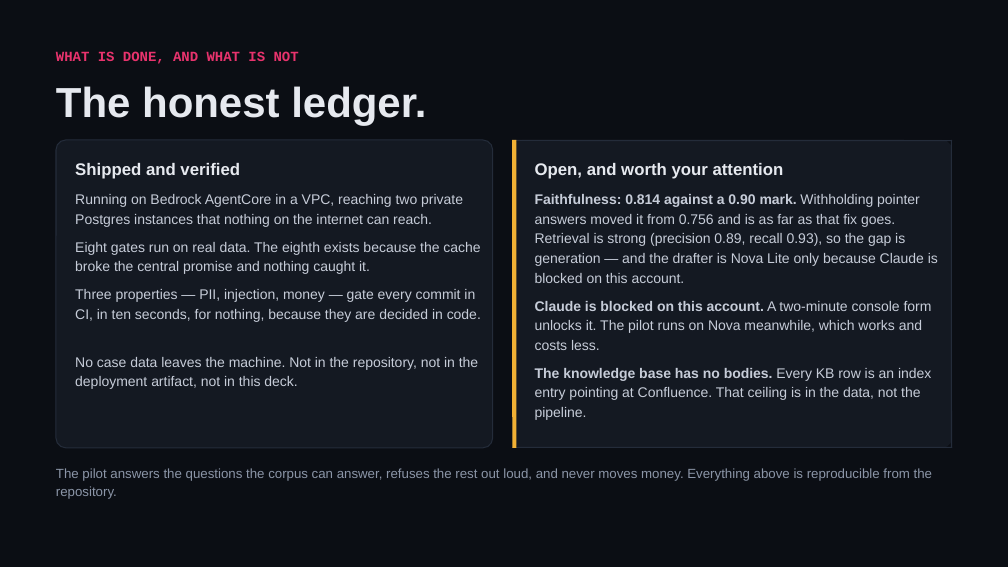
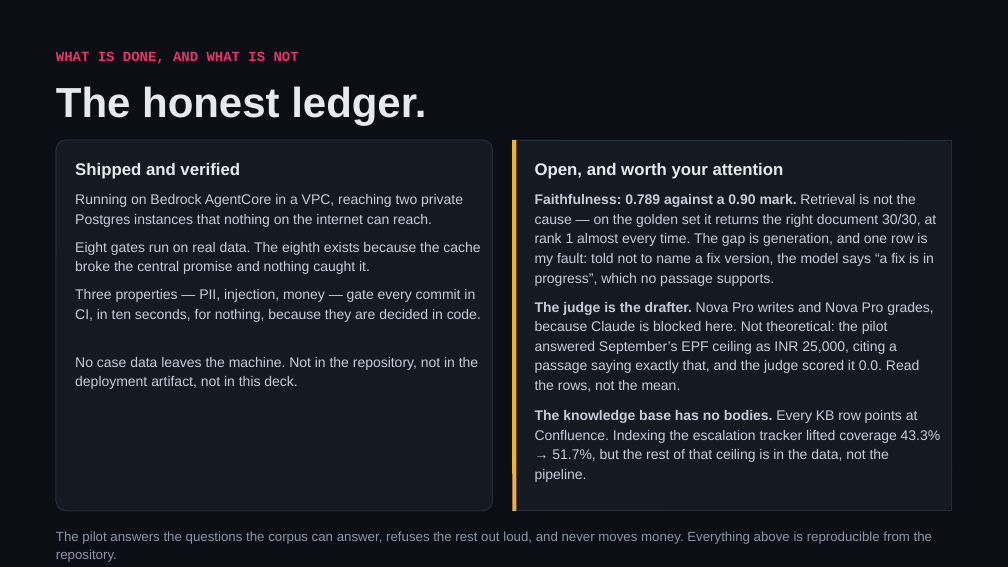
Before and after one commit to shivam-25/ramco-payce-pilot, a slide deck: slide 15 of docs/ramco-payce-pilot.pptx (slide 14 before the commit). Drawn at 1008x567 pixels with LibreOffice and Linux fonts; fonts in the diff are those of the drawing. Boxes give left, top, right and bottom in pixels: in the first picture for what was removed or moved away, otherwise in the second. Text is boxed around its words. In the diff, an @@ line names an element or a change of style, - is before the commit and + after.

```diff
--- a/docs/ramco-payce-pilot.pptx
+++ b/docs/ramco-payce-pilot.pptx
@@ rounded rectangle at bbox=[56, 140, 493, 511]: proportions changed @@
@@ rounded rectangle: place and size @@
-rounded rectangle at bbox=[56, 140, 493, 448]
+rounded rectangle at bbox=[56, 140, 493, 511]
@@ rounded rectangle: place and size @@
-rounded rectangle at bbox=[512, 140, 952, 448]
+rounded rectangle at bbox=[512, 140, 952, 511]
@@ rounded rectangle at bbox=[512, 140, 952, 511]: proportions changed @@
@@ line moved from (514, 140) - (514, 448) to (514, 140) - (514, 511) @@
@@ line moved from (952, 140) - (952, 448) to (952, 140) - (952, 511) @@
@@ text at bbox=[535, 194, 937, 286]: text changed @@
-Faithfulness: 0.814 against a 0.90 mark. Withholding pointer answers moved it from 0.756 and is as far as that fix goes. Retrieval is strong (precision 0.89, recall 0.93), so the gap is generation — and the drafter is Nova Lite only because Claude is blocked on this account.
+Faithfulness: 0.789 against a 0.90 mark. Retrieval is not the cause — on the golden set it returns the right document 30/30, at rank 1 almost every time. The gap is generation, and one row is my fault: told not to name a fix version, the model says “a fix is in progress”, which no passage supports.
@@ text at bbox=[535, 302, 934, 392]: text changed @@
-Claude is blocked on this account. A two-minute console form unlocks it. The pilot runs on Nova meanwhile, which works and costs less.
+The judge is the drafter. Nova Pro writes and Nova Pro grades, because Claude is blocked here. Not theoretical: the pilot answered September’s EPF ceiling as INR 25,000, citing a passage saying exactly that, and the judge scored it 0.0. Read the rows, not the mean.
@@ text at bbox=[535, 410, 941, 482]: text changed @@
-The knowledge base has no bodies. Every KB row is an index entry pointing at Confluence. That ceiling is in the data, not the pipeline.
+The knowledge base has no bodies. Every KB row points at Confluence. Indexing the escalation tracker lifted coverage 43.3% → 51.7%, but the rest of that ceiling is in the data, not the pipeline.
@@ text "The pilot answers the questions ...": place and size @@
-text "The pilot answers the questions ..." at bbox=[56, 468, 932, 499]
+text "The pilot answers the questions ..." at bbox=[56, 531, 932, 562]
@@ line moved from (512, 448) - (952, 448) to (512, 510) - (952, 510) @@
```
Also in this commit, not shown: 4 other slides changed, 1 slide added.
